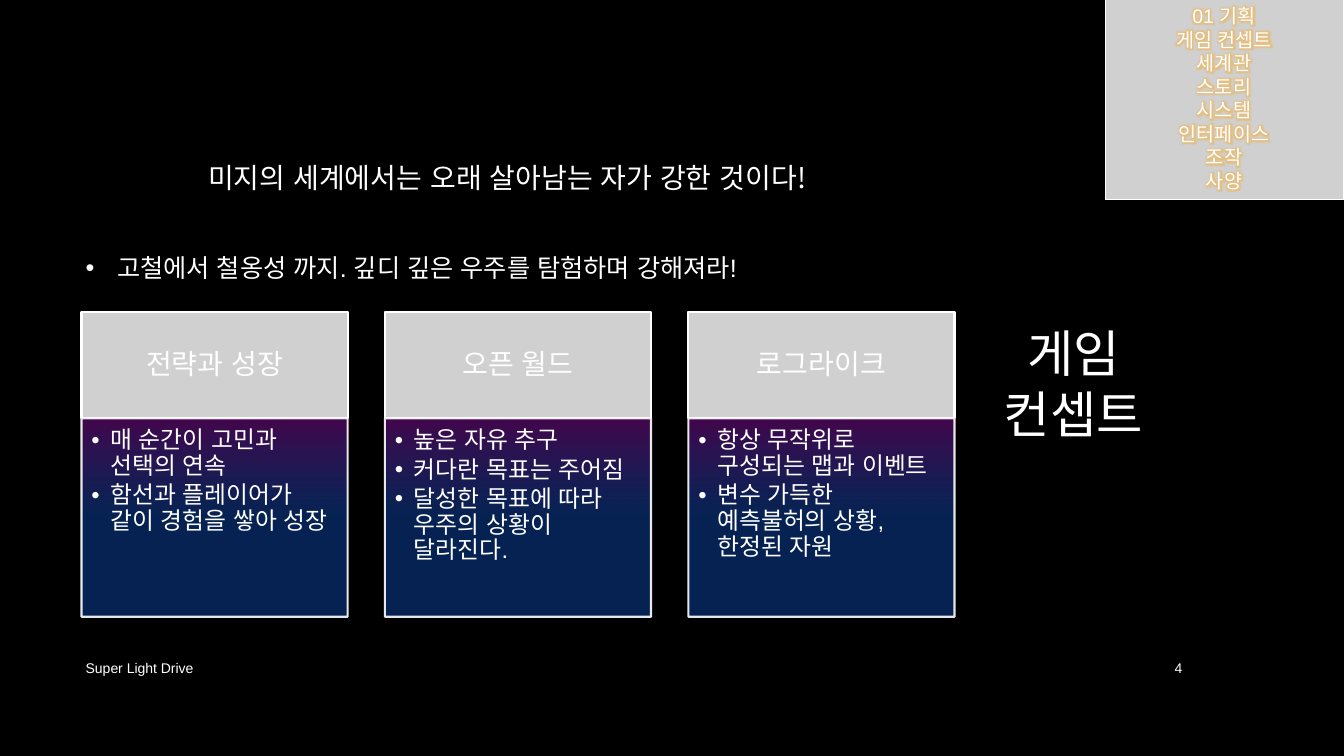
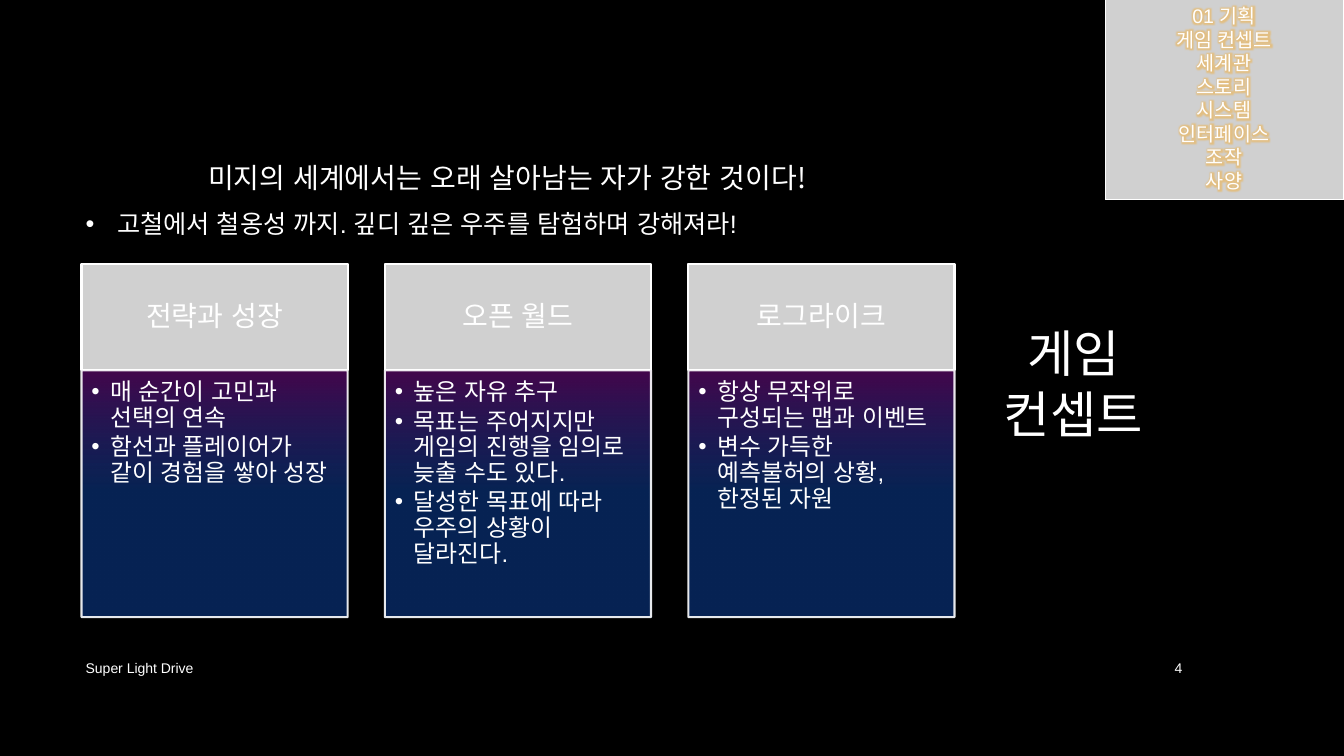
Before and after one commit to iconstudio/2017-Platformer, a slide deck: slide 4 of slides/SuperLightDrive_20171228.pptx. Drawn at 1344x756 pixels with LibreOffice and Linux fonts; fonts in the diff are those of the drawing; grey boxes stand for pictures; background and template pictures are left out. Boxes give left, top, right and bottom in pixels: in the first picture for what was removed or moved away, otherwise in the second. Text is boxed around its words. In the diff, an @@ line names an element or a change of style, - is before the commit and + after.

```diff
--- a/slides/SuperLightDrive_20171228.pptx
+++ b/slides/SuperLightDrive_20171228.pptx
@@ text "미지의 세계에서는 오래 살아남는 자가 ..." rewrapped from <box>117,164,807,279</box> to <box>117,164,807,235</box> @@
@@ 3 pictures, 3 texts: place and size @@
-3 pictures, 3 texts at <box>82,312,955,418</box>
+3 pictures, 3 texts at <box>82,264,955,371</box>
@@ text "매 순간이 고민과 선택의 연속": place and size @@
-text "매 순간이 고민과 선택의 연속" at <box>110,428,328,531</box>
+text "매 순간이 고민과 선택의 연속" at <box>110,380,328,483</box>
@@ text "매 순간이 고민과 선택의 연속" at <box>110,380,328,483</box>: bullet •• to • @@
@@ rectangle: place and size @@
-rectangle at <box>82,418,348,617</box>
+rectangle at <box>82,370,348,617</box>
@@ rectangle: place and size @@
-rectangle at <box>385,418,651,617</box>
+rectangle at <box>385,370,651,617</box>
@@ text "높은 자유 추구": place and size @@
-text "높은 자유 추구" at <box>414,428,625,560</box>
+text "높은 자유 추구" at <box>414,380,625,564</box>
@@ text at <box>414,380,603,564</box>: bullet •• to • @@
@@ text "항상 무작위로 구성되는 맵과 이벤트" at <box>717,380,928,509</box>: bullet •• to • @@
@@ text "항상 무작위로 구성되는 맵과 이벤트": place and size @@
-text "항상 무작위로 구성되는 맵과 이벤트" at <box>717,428,928,557</box>
+text "항상 무작위로 구성되는 맵과 이벤트" at <box>717,380,928,509</box>
@@ rectangle: place and size @@
-rectangle at <box>689,418,955,617</box>
+rectangle at <box>689,370,955,617</box>
@@ text at <box>414,410,625,483</box>: text changed @@
-  •• 커다란 목표는 주어짐
+  • 목표는 주어지지만 게임의 진행을 임의로 늦출 수도 있다.
```
Also in this commit, not shown: 11 other slides changed, 7 other files.
